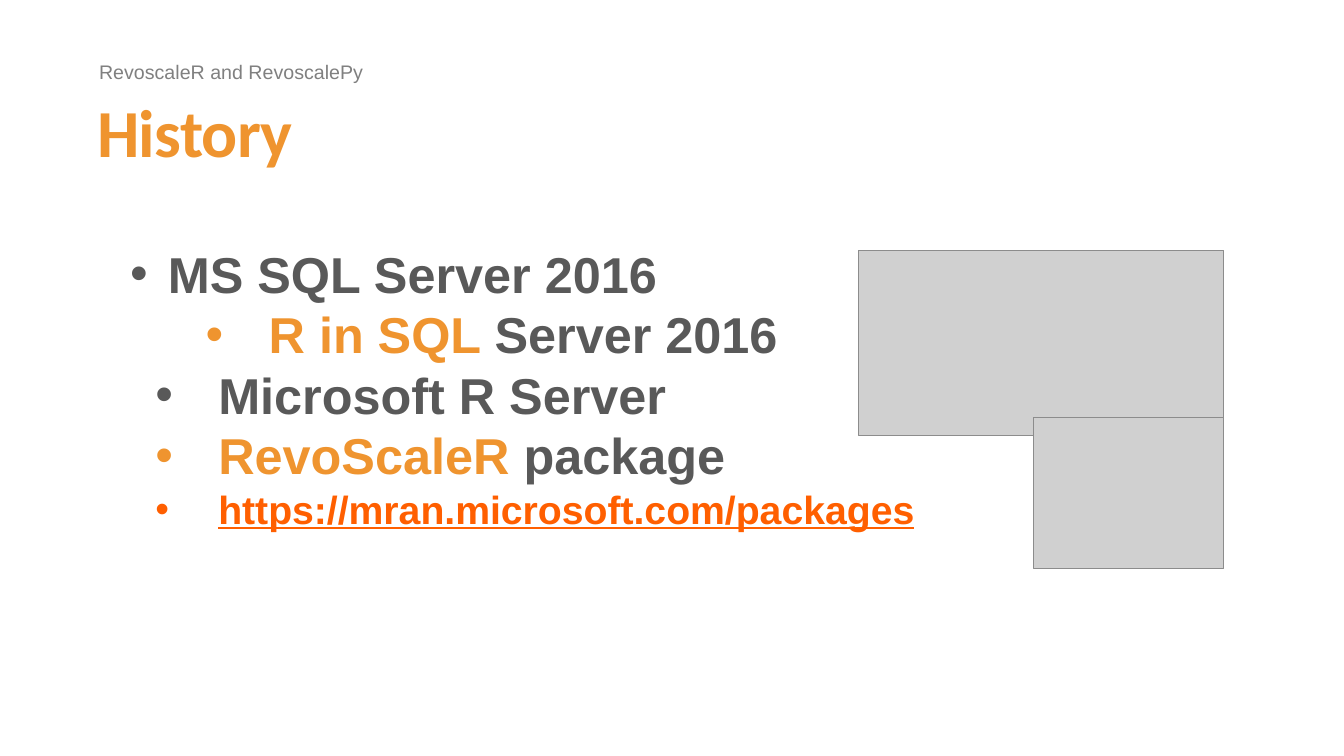
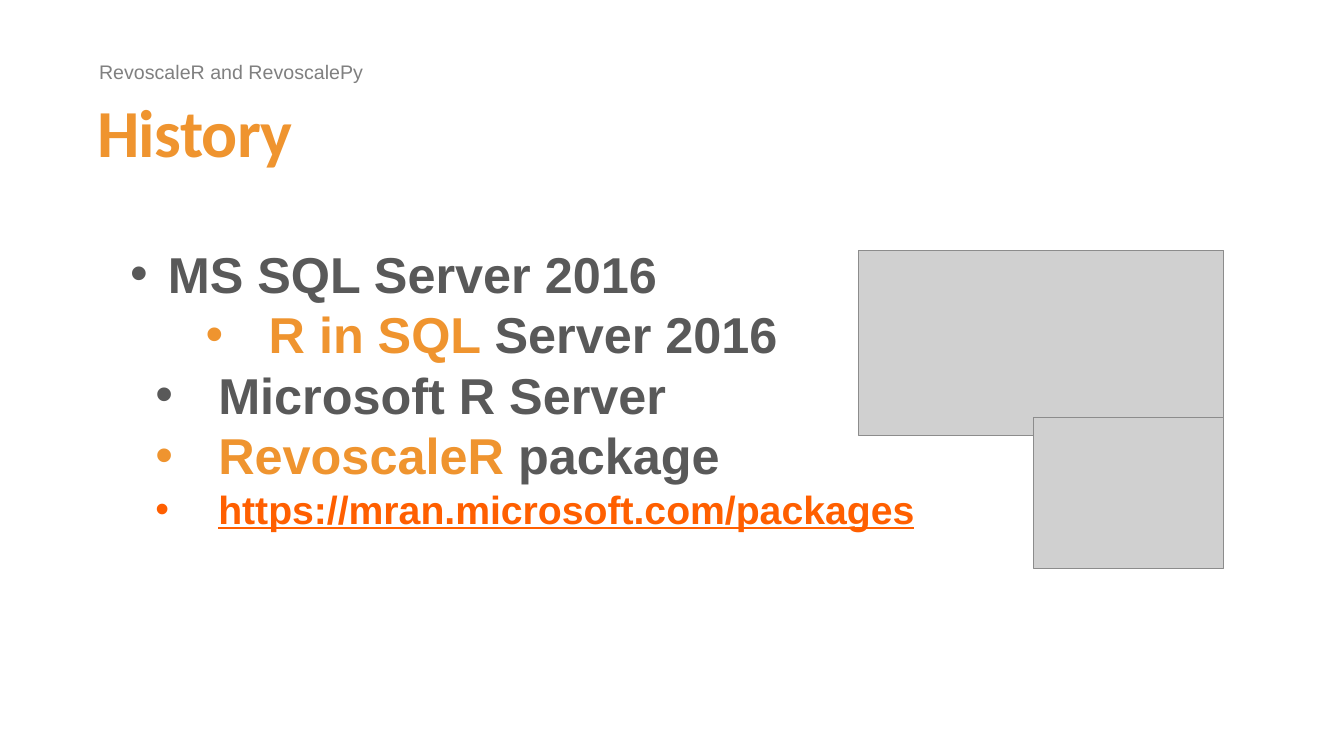
Before and after one commit to cloud4yourdata/demos, a slide deck: slide 8 of 4DevKatowice2018/MLRevoscale/RevolutionInAnalyticsWitRevoscale.pptx. Drawn at 1344x756 pixels with LibreOffice and Linux fonts; fonts in the diff are those of the drawing; grey boxes stand for pictures; background and template pictures are left out. Boxes give left, top, right and bottom in pixels: in the first picture for what was removed or moved away, otherwise in the second. Text is boxed around its words. In the diff, an @@ line names an element or a change of style, - is before the commit and + after.

```diff
--- a/4DevKatowice2018/MLRevoscale/RevolutionInAnalyticsWitRevoscale.pptx
+++ b/4DevKatowice2018/MLRevoscale/RevolutionInAnalyticsWitRevoscale.pptx
@@ text at (218,437,720,484): text changed @@
-• RevoScaleR package
+• RevoscaleR package
```
Also in this commit, not shown: 9 other slides changed, 1 slide added, 29 other files.
